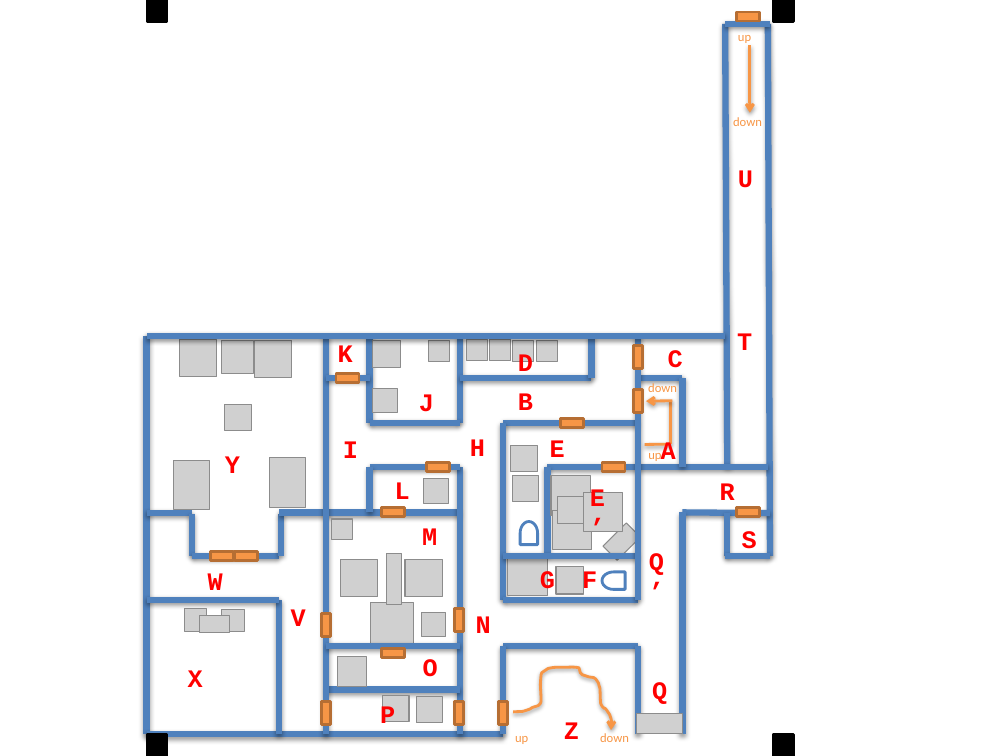
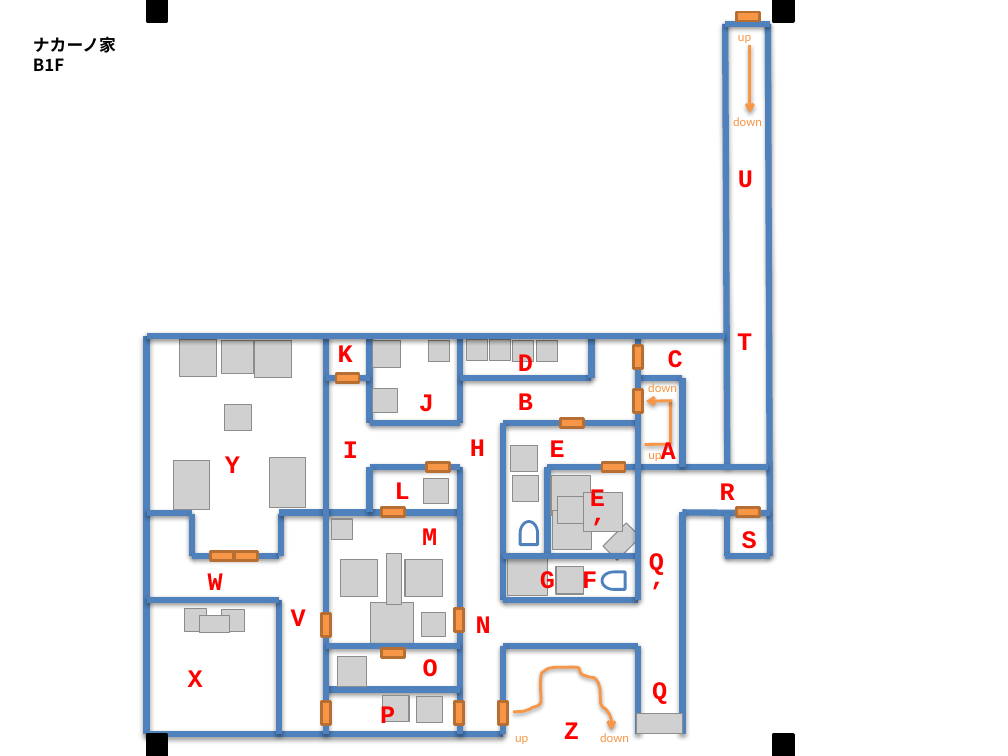
Before and after one commit to eiji-a/adventure, a slide deck: slide 1 of campaign01/scenario04/map04.pptx. Drawn at 1008x756 pixels with LibreOffice and Linux fonts; fonts in the diff are those of the drawing; grey boxes stand for pictures; background and template pictures are left out. Boxes give left, top, right and bottom in pixels: in the first picture for what was removed or moved away, otherwise in the second. Text is boxed around its words. In the diff, an @@ line names an element or a change of style, - is before the commit and + after.

Commit message:
update

```diff
--- a/campaign01/scenario04/map04.pptx
+++ b/campaign01/scenario04/map04.pptx
@@ text added at box(33, 36, 116, 71), 12 pt, text #000000, bold @@
+ナカーノ家
+B1F
```
